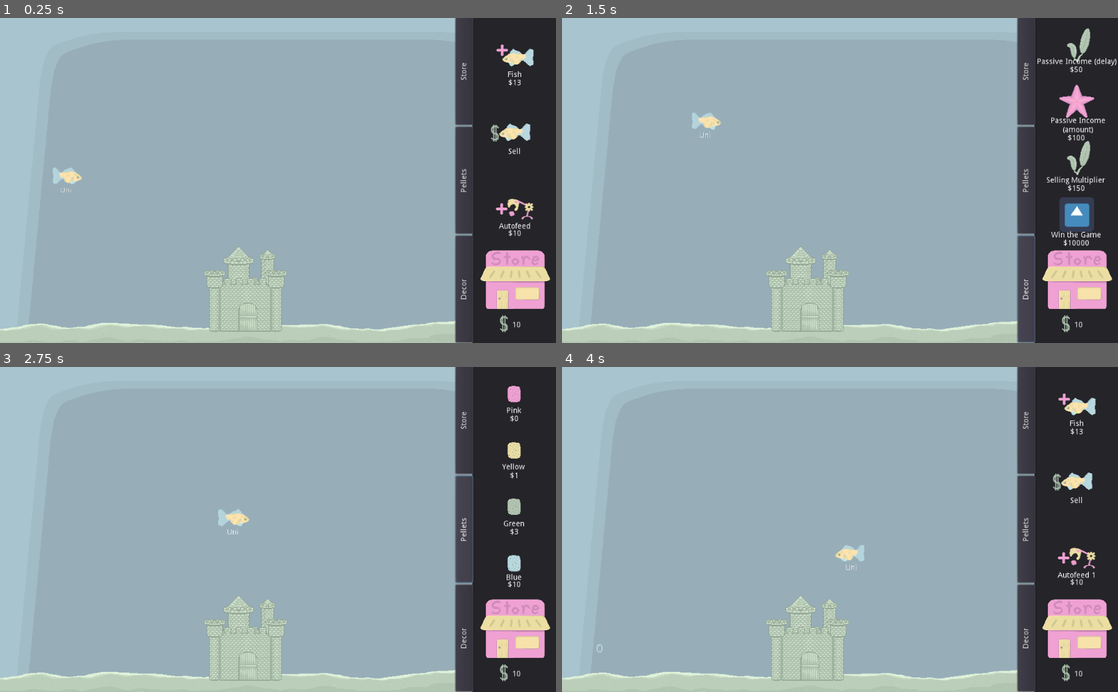
Above: before the commit, frames 1-4 (two rows, left to right).
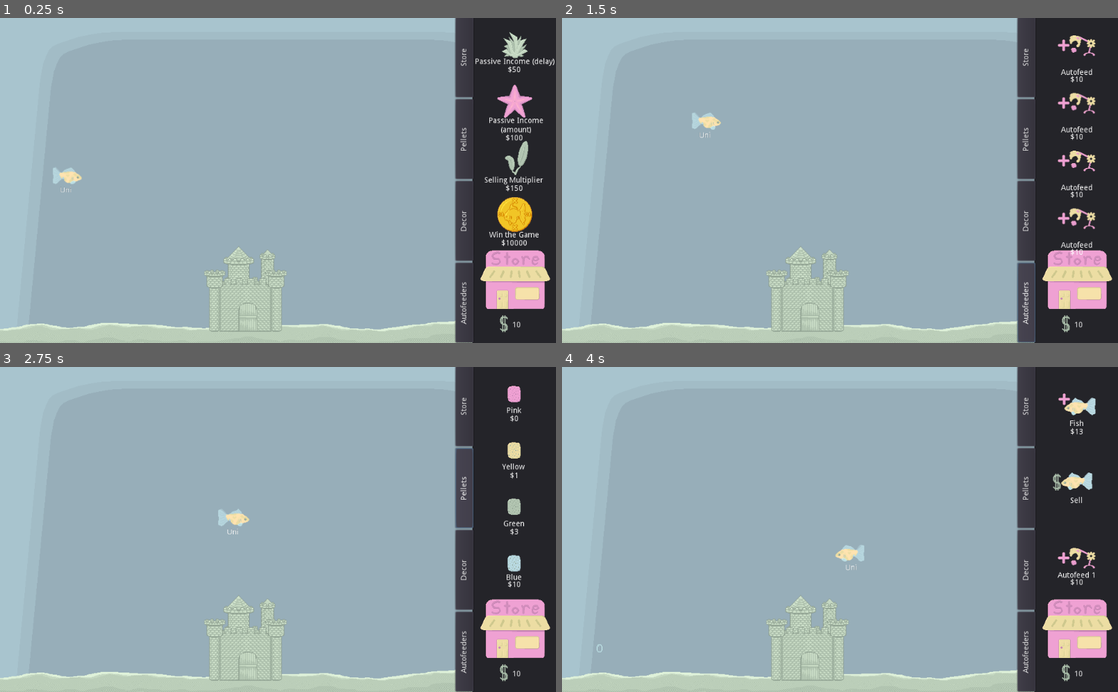
Above: after the commit, the same moments.

Repository: Struckdown/oohgamejam2020
Game: Godot game, scene res://Scenes/World.tscn
The game is run twice, just before and just after one commit, with the same random seed, the same clock (stepped at 60 frames per second) and the same inputs. The engine's default icon, where the game draws it, is replaced by a stand-in: a white triangle on a blue panel in a dark square.
Inputs (mouse positions are in pixels of both pictures, inside the frame that each line leads up to):
- Up to frame 1 (0.25 s): no input
- Up to frame 2 (1.5 s): click "Decor" at 0.5 s; click (1029, 304) at 1.25 s, where only the run after the commit has a clickable "Autofeeders"
- Up to frame 3 (2.75 s): click "Pellets" at 2 s
- Up to frame 4 (4 s): click "Store" at 2.75 s; click "Autofeed 0" at 3.5 s

The runs differ from the first frame. In frame 1, 2.6% of the frame differs, in the area x 81-100%, y 4-95%; in frame 2, 2.8%, in the area x 81-100%, y 3-95%; in frame 3, 0.4%; in frame 4, 0.4%.

Commit message:
Integrated new win button visual

Diff:
--- a/src/Scenes/StoreUI.tscn
+++ b/src/Scenes/StoreUI.tscn
@@ -2,7 +2,7 @@
 
 [ext_resource path="res://Art/HUD Elements/shop button.png" type="Texture" id=1]
 [ext_resource path="res://Scripts/StoreUI.gd" type="Script" id=2]
-[ext_resource path="res://icon.png" type="Texture" id=3]
+[ext_resource path="res://Art/HUD Elements/stubby plant icon.png" type="Texture" id=3]
 [ext_resource path="res://Art/HUD Elements/Sell Fish.png" type="Texture" id=4]
 [ext_resource path="res://Art/HUD Elements/More Fish.png" type="Texture" id=5]
 [ext_resource path="res://Audio/button.wav" type="AudioStream" id=6]
@@ -15,7 +15,7 @@
 [ext_resource path="res://Art/HUD Elements/green pellet.png" type="Texture" id=13]
 [ext_resource path="res://Art/Decorations/long plant icon.png" type="Texture" id=14]
 [ext_resource path="res://Art/HUD Elements/starfish icon.png" type="Texture" id=15]
-[ext_resource path="res://Art/HUD Elements/long plant icon.png" type="Texture" id=16]
+[ext_resource path="res://Art/HUD Elements/coin.png" type="Texture" id=16]
 
 [sub_resource type="ImageTexture" id=1]
 
@@ -100,8 +100,18 @@
 "_edit_use_anchors_": false
 }
 
+[node name="Autofeed" type="Button" parent="Tabs/HBoxContainer"]
+margin_right = 147.0
+margin_bottom = 33.0
+size_flags_horizontal = 3
+text = "Autofeeders"
+__meta__ = {
+"_edit_lock_": true
+}
+
 [node name="Plants" type="Button" parent="Tabs/HBoxContainer"]
-margin_right = 197.0
+margin_left = 151.0
+margin_right = 298.0
 margin_bottom = 33.0
 size_flags_horizontal = 3
 text = "Decor"
@@ -110,8 +120,8 @@
 }
 
 [node name="Pellets" type="Button" parent="Tabs/HBoxContainer"]
-margin_left = 201.0
-margin_right = 398.0
+margin_left = 302.0
+margin_right = 449.0
 margin_bottom = 33.0
 size_flags_horizontal = 3
 text = "Pellets"
@@ -120,7 +130,7 @@
 }
 
 [node name="Main" type="Button" parent="Tabs/HBoxContainer"]
-margin_left = 402.0
+margin_left = 453.0
 margin_right = 600.0
 margin_bottom = 33.0
 size_flags_horizontal = 3
@@ -138,6 +148,7 @@
 }
 
 [node name="MainShopUI" type="Control" parent="Content"]
+visible = false
 anchor_right = 1.0
 anchor_bottom = 1.0
 margin_left = 4.0
@@ -412,7 +423,6 @@
 }
 
 [node name="DecorationShopUI" type="Control" parent="Content"]
-visible = false
 anchor_right = 3.464
 anchor_bottom = 4.563
 margin_left = 4.0
@@ -435,7 +445,7 @@
 margin_right = 152.0
 margin_bottom = 100.0
 size_flags_vertical = 3
-texture_normal = ExtResource( 16 )
+texture_normal = ExtResource( 3 )
 texture_pressed = SubResource( 1 )
 expand = true
 stretch_mode = 3
@@ -550,7 +560,7 @@
 margin_right = 152.0
 margin_bottom = 413.0
 size_flags_vertical = 3
-texture_normal = ExtResource( 3 )
+texture_normal = ExtResource( 16 )
 texture_pressed = SubResource( 1 )
 expand = true
 stretch_mode = 3
@@ -581,6 +591,166 @@
 __meta__ = {
 "_edit_use_anchors_": false
 }
+
+[node name="AutofeederShopUI" type="Control" parent="Content"]
+visible = false
+anchor_right = 1.0
+anchor_bottom = 1.0
+margin_left = 4.0
+margin_right = -4.0
+margin_bottom = -4.0
+__meta__ = {
+"_edit_use_anchors_": false
+}
+
+[node name="VBoxContainer" type="VBoxContainer" parent="Content/AutofeederShopUI"]
+anchor_right = 4.812
+anchor_bottom = 11.722
+margin_right = 0.0159912
+margin_bottom = 0.00799561
+__meta__ = {
+"_edit_use_anchors_": false
+}
+
+[node name="AutofeederBtn" type="TextureButton" parent="Content/AutofeederShopUI/VBoxContainer"]
+margin_right = 153.0
+margin_bottom = 102.0
+size_flags_vertical = 3
+texture_normal = ExtResource( 8 )
+texture_pressed = SubResource( 1 )
+expand = true
+stretch_mode = 3
+__meta__ = {
+"_edit_use_anchors_": false
+}
+
+[node name="AutoFeederLbl" type="Label" parent="Content/AutofeederShopUI/VBoxContainer/AutofeederBtn"]
+anchor_right = 1.0
+anchor_bottom = 1.0
+margin_top = 94.1502
+margin_bottom = 8.15021
+text = "Autofeed"
+align = 1
+__meta__ = {
+"_edit_use_anchors_": false
+}
+
+[node name="AutoFeederCostLbl2" type="Label" parent="Content/AutofeederShopUI/VBoxContainer/AutofeederBtn"]
+anchor_right = 1.0
+anchor_bottom = 1.0
+margin_top = 107.15
+margin_bottom = 23.1502
+text = "$10"
+align = 1
+__meta__ = {
+"_edit_use_anchors_": false
+}
+
+[node name="AutofeederBtn2" type="TextureButton" parent="Content/AutofeederShopUI/VBoxContainer"]
+margin_top = 106.0
+margin_right = 153.0
+margin_bottom = 208.0
+size_flags_vertical = 3
+texture_normal = ExtResource( 8 )
+texture_pressed = SubResource( 1 )
+expand = true
+stretch_mode = 3
+__meta__ = {
+"_edit_use_anchors_": false
+}
+
+[node name="AutoFeederLbl" type="Label" parent="Content/AutofeederShopUI/VBoxContainer/AutofeederBtn2"]
+anchor_right = 1.0
+anchor_bottom = 1.0
+margin_top = 94.1502
+margin_bottom = 8.15021
+text = "Autofeed"
+align = 1
+__meta__ = {
+"_edit_use_anchors_": false
+}
+
+[node name="AutoFeederCostLbl2" type="Label" parent="Content/AutofeederShopUI/VBoxContainer/AutofeederBtn2"]
+anchor_right = 1.0
+anchor_bottom = 1.0
+margin_top = 107.15
+margin_bottom = 23.1502
+text = "$10"
+align = 1
+__meta__ = {
+"_edit_use_anchors_": false
+}
+
+[node name="AutofeederBtn3" type="TextureButton" parent="Content/AutofeederShopUI/VBoxContainer"]
+margin_top = 212.0
+margin_right = 153.0
+margin_bottom = 314.0
+size_flags_vertical = 3
+texture_normal = ExtResource( 8 )
+texture_pressed = SubResource( 1 )
+expand = true
+stretch_mode = 3
+__meta__ = {
+"_edit_use_anchors_": false
+}
+
+[node name="AutoFeederLbl" type="Label" parent="Content/AutofeederShopUI/VBoxContainer/AutofeederBtn3"]
+anchor_right = 1.0
+anchor_bottom = 1.0
+margin_top = 94.1502
+margin_bottom = 8.15021
+text = "Autofeed"
+align = 1
+__meta__ = {
+"_edit_use_anchors_": false
+}
+
+[node name="AutoFeederCostLbl2" type="Label" parent="Content/AutofeederShopUI/VBoxContainer/AutofeederBtn3"]
+anchor_right = 1.0
+anchor_bottom = 1.0
+margin_top = 107.15
+margin_bottom = 23.1502
+text = "$10"
+align = 1
+__meta__ = {
+"_edit_use_anchors_": false
+}
+
+[node name="AutofeederBtn4" type="TextureButton" parent="Content/AutofeederShopUI/VBoxContainer"]
+margin_top = 318.0
+margin_right = 153.0
+margin_bottom = 422.0
+size_flags_vertical = 3
+texture_normal = ExtResource( 8 )
+texture_pressed = SubResource( 1 )
+expand = true
+stretch_mode = 3
+__meta__ = {
+"_edit_use_anchors_": false
+}
+
+[node name="AutoFeederLbl" type="Label" parent="Content/AutofeederShopUI/VBoxContainer/AutofeederBtn4"]
+anchor_right = 1.0
+anchor_bottom = 1.0
+margin_top = 94.1502
+margin_bottom = 8.15021
+text = "Autofeed"
+align = 1
+__meta__ = {
+"_edit_use_anchors_": false
+}
+
+[node name="AutoFeederCostLbl2" type="Label" parent="Content/AutofeederShopUI/VBoxContainer/AutofeederBtn4"]
+anchor_right = 1.0
+anchor_bottom = 1.0
+margin_top = 107.15
+margin_bottom = 23.1502
+text = "$10"
+align = 1
+__meta__ = {
+"_edit_use_anchors_": false
+}
+[connection signal="pressed" from="Tabs/HBoxContainer/Autofeed" to="." method="_on_Autofeeder_pressed"]
 [connection signal="pressed" from="Tabs/HBoxContainer/Plants" to="." method="_on_Plants_pressed"]
 [connection signal="pressed" from="Tabs/HBoxContainer/Pellets" to="." method="_on_Pellets_pressed"]
 [connection signal="pressed" from="Tabs/HBoxContainer/Main" to="." method="_on_Main_pressed"]
@@ -595,3 +765,7 @@
 [connection signal="pressed" from="Content/DecorationShopUI/VBoxContainer/BulkDecor" to="." method="_on_Plant_pressed" binds= [ "bulk" ]]
 [connection signal="pressed" from="Content/DecorationShopUI/VBoxContainer/MultiplierDecor" to="." method="_on_Plant_pressed" binds= [ "multiplier" ]]
 [connection signal="pressed" from="Content/DecorationShopUI/VBoxContainer/WinDecor" to="." method="_on_Plant4_pressed"]
+[connection signal="pressed" from="Content/AutofeederShopUI/VBoxContainer/AutofeederBtn" to="." method="_on_AutofeederBtn_pressed"]
+[connection signal="pressed" from="Content/AutofeederShopUI/VBoxContainer/AutofeederBtn2" to="." method="_on_AutofeederBtn_pressed"]
+[connection signal="pressed" from="Content/AutofeederShopUI/VBoxContainer/AutofeederBtn3" to="." method="_on_AutofeederBtn_pressed"]
+[connection signal="pressed" from="Content/AutofeederShopUI/VBoxContainer/AutofeederBtn4" to="." method="_on_AutofeederBtn_pressed"]
--- a/src/Scripts/StoreUI.gd
+++ b/src/Scripts/StoreUI.gd
@@ -61,6 +61,7 @@
 	$Content/MainShopUI.show()
 	$Content/PelletShopUI.hide()
 	$Content/DecorationShopUI.hide()
+	$Content/AutofeederShopUI.hide()
 	updateUI()
 
 
@@ -68,12 +69,21 @@
 	$Content/MainShopUI.hide()
 	$Content/PelletShopUI.show()
 	$Content/DecorationShopUI.hide()
+	$Content/AutofeederShopUI.hide()
 	updateUI()
 
 func _on_Plants_pressed():
 	$Content/MainShopUI.hide()
 	$Content/PelletShopUI.hide()
 	$Content/DecorationShopUI.show()
+	$Content/AutofeederShopUI.hide()
+	updateUI()
+
+func _on_Autofeeder_pressed():
+	$Content/MainShopUI.hide()
+	$Content/PelletShopUI.hide()
+	$Content/DecorationShopUI.hide()
+	$Content/AutofeederShopUI.show()
 	updateUI()
 
 
Not shown, added: src/Art/HUD Elements/coin.png.import
Not shown, added: src/Art/HUD Elements/stubby plant icon.png.import
